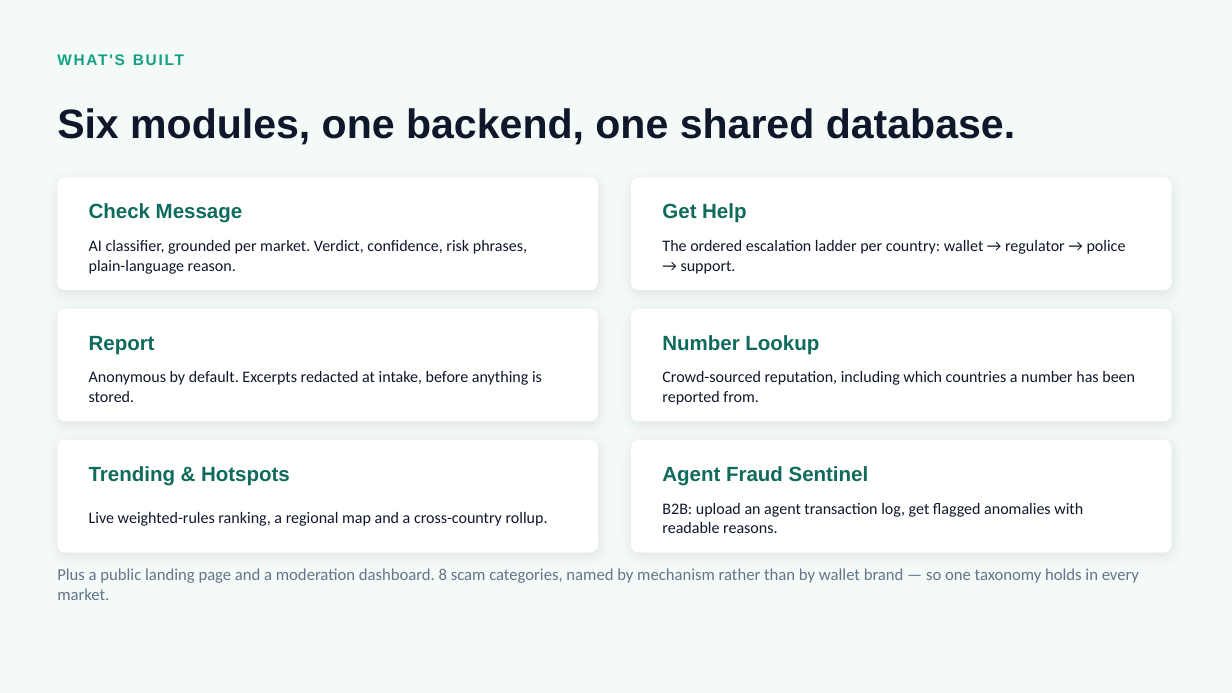
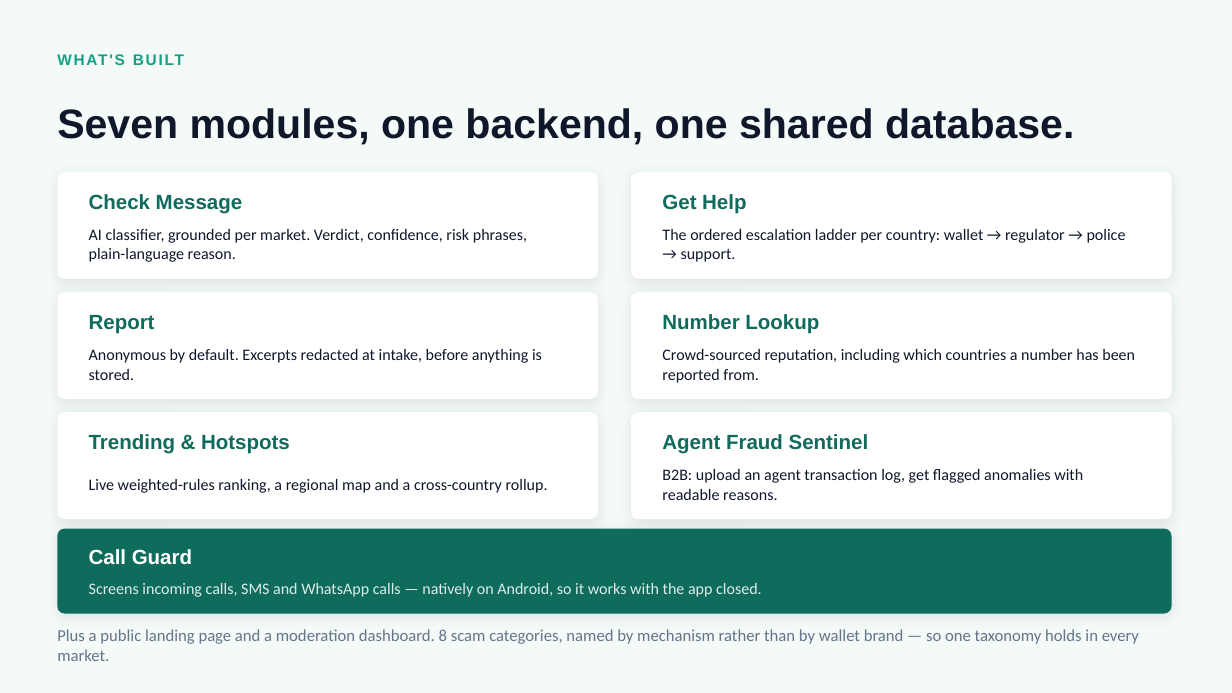
Before and after one commit to Lesruez93/ChengetAi, a slide deck: slide 5 of docs/pitch_deck/ChengetAI-Pitch-Deck.pptx. Drawn at 1232x693 pixels with LibreOffice and Linux fonts; fonts in the diff are those of the drawing. Boxes give left, top, right and bottom in pixels: in the first picture for what was removed or moved away, otherwise in the second. Text is boxed around its words. In the diff, an @@ line names an element or a change of style, - is before the commit and + after.

```diff
--- a/docs/pitch_deck/ChengetAI-Pitch-Deck.pptx
+++ b/docs/pitch_deck/ChengetAI-Pitch-Deck.pptx
@@ text at [57, 108, 1074, 145]: text changed @@
-Six modules, one backend, one shared database.
+Seven modules, one backend, one shared database.
@@ rounded rectangle: place and size @@
-rounded rectangle at [57, 177, 598, 290]
+rounded rectangle at [57, 172, 598, 279]
@@ rounded rectangle: place and size @@
-rounded rectangle at [631, 177, 1172, 290]
+rounded rectangle at [631, 172, 1172, 279]
@@ 4 texts: place and size @@
-4 texts at [89, 203, 1126, 274]
+4 texts at [89, 194, 1126, 262]
@@ rounded rectangle: place and size @@
-rounded rectangle at [57, 309, 598, 421]
+rounded rectangle at [57, 292, 598, 399]
@@ rounded rectangle: place and size @@
-rounded rectangle at [631, 309, 1172, 421]
+rounded rectangle at [631, 292, 1172, 399]
@@ 4 texts: place and size @@
-4 texts at [89, 335, 1135, 405]
+4 texts at [89, 314, 1135, 383]
@@ rounded rectangle: place and size @@
-rounded rectangle at [57, 440, 598, 553]
+rounded rectangle at [57, 412, 598, 519]
@@ proportions changed in 6 elements at [57, 172, 598, 279], [631, 172, 1172, 279], [57, 292, 598, 399], [631, 292, 1172, 399], [57, 412, 598, 519], [631, 412, 1172, 519] @@
@@ rounded rectangle: place and size @@
-rounded rectangle at [631, 440, 1172, 553]
+rounded rectangle at [631, 412, 1172, 519]
@@ text "Trending & Hotspots": place and size @@
-text "Trending & Hotspots" at [89, 466, 290, 486]
+text "Trending & Hotspots" at [89, 434, 290, 454]
@@ text "Agent Fraud Sentinel": place and size @@
-text "Agent Fraud Sentinel" at [662, 466, 869, 486]
+text "Agent Fraud Sentinel" at [662, 434, 869, 454]
@@ text "Live weighted-rules ranking, a regional ...": place and size @@
-text "Live weighted-rules ranking, a regional ..." at [89, 512, 548, 526]
+text "Live weighted-rules ranking, a regional ..." at [89, 479, 548, 493]
@@ text "B2B: upload an agent transaction ...": place and size @@
-text "B2B: upload an agent transaction ..." at [662, 503, 1083, 533]
+text "B2B: upload an agent transaction ..." at [662, 469, 1083, 500]
@@ rounded rectangle added at [57, 529, 1172, 614], fill #0F6B5C @@
@@ text added at [89, 549, 192, 565], 16 pt, text #FFFFFF, bold @@
+Call Guard
@@ text added at [89, 583, 762, 597], 12.5 pt, text #DCEDE9 @@
+Screens incoming calls, SMS and WhatsApp calls — natively on Android, so it works with the app closed.
@@ text "Plus a public landing page ...": place and size @@
-text "Plus a public landing page ..." at [57, 568, 1139, 600]
+text "Plus a public landing page ..." at [57, 629, 1139, 661]
```
Also in this commit, not shown: 3 other slides changed, 1 slide added, 2 other files.
